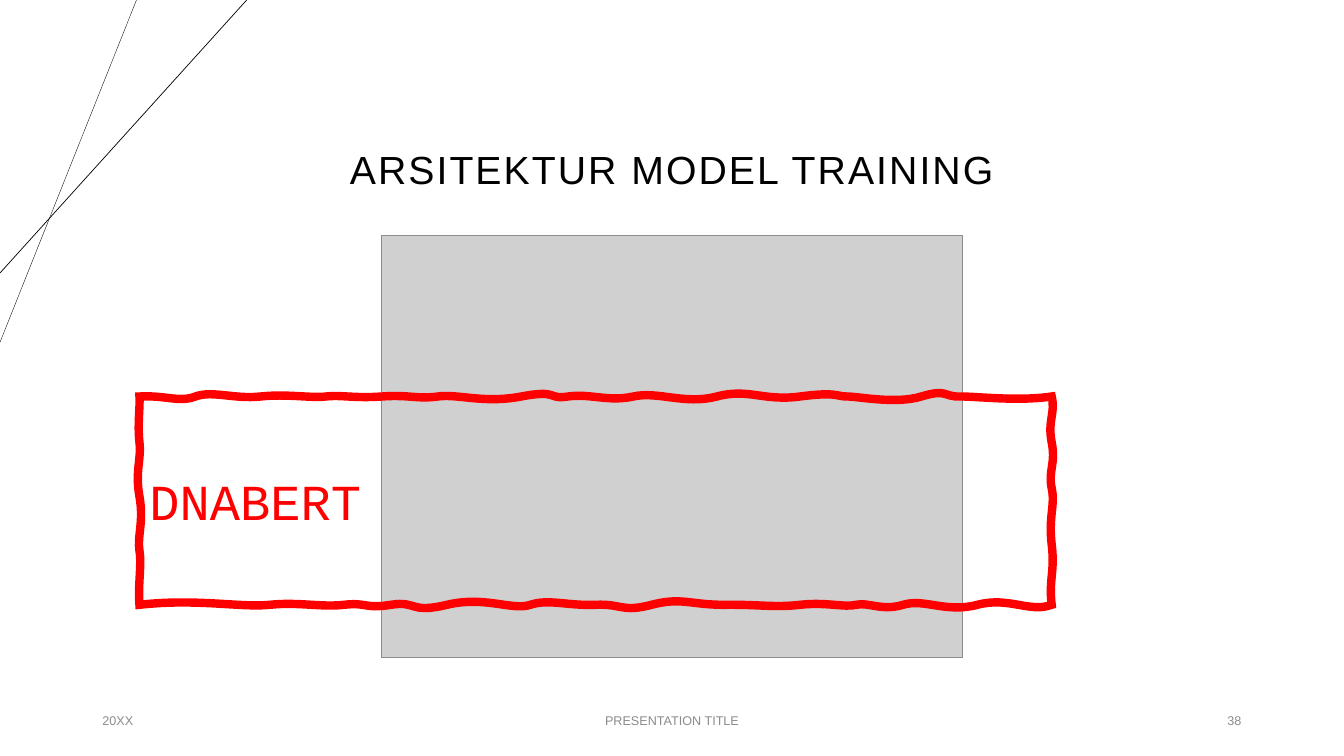
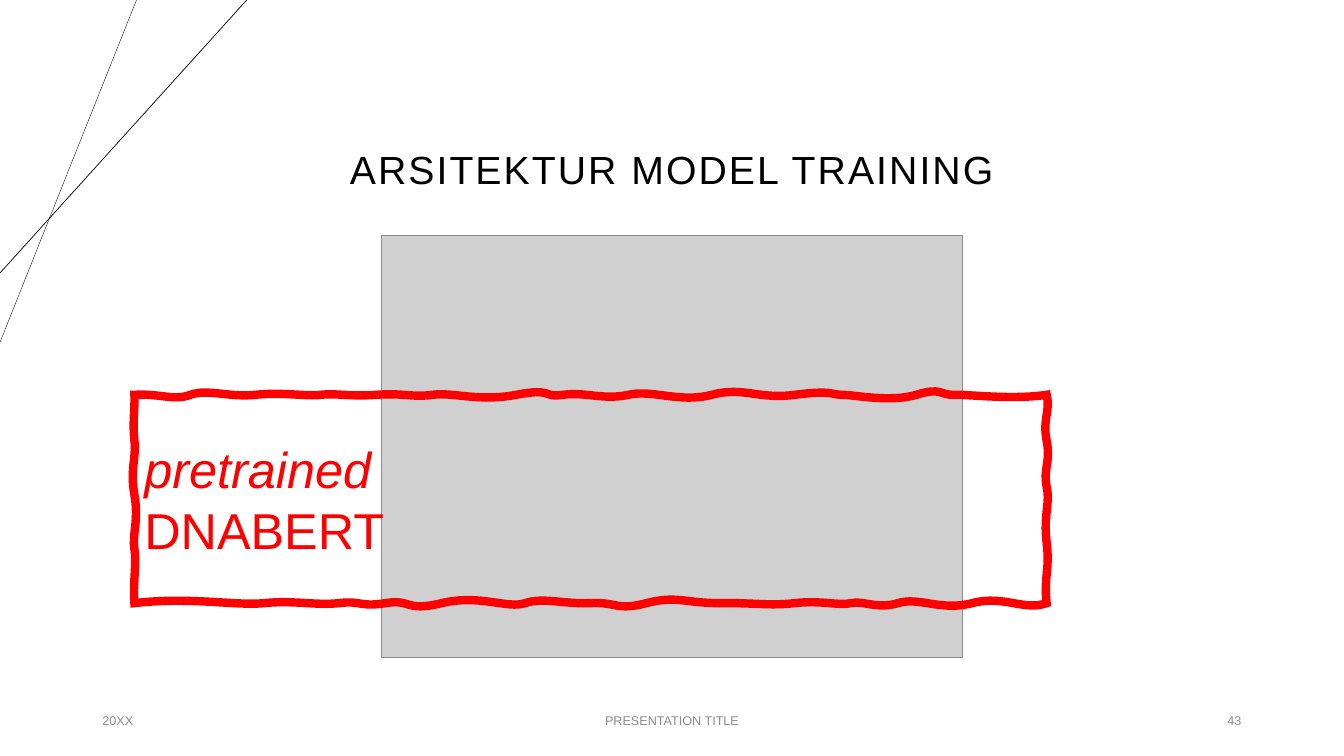
Before and after one commit to anwari32/IF5099-Metode-Penelitian, a slide deck: slide 43 of proposals/v2/Penerapan Multitask Learning dan BERT untuk Prediksi Splice.pptx (slide 38 before the commit). Drawn at 1344x756 pixels with LibreOffice and Linux fonts; fonts in the diff are those of the drawing; grey boxes stand for pictures. Boxes give left, top, right and bottom in pixels: in the first picture for what was removed or moved away, otherwise in the second. Text is boxed around its words. In the diff, an @@ line names an element or a change of style, - is before the commit and + after.

```diff
--- a/proposals/v2/Penerapan Multitask Learning dan BERT untuk Prediksi Splice.pptx
+++ b/proposals/v2/Penerapan Multitask Learning dan BERT untuk Prediksi Splice.pptx
@@ freeform shape "pretrained DNABERT": place and size @@
-freeform shape "pretrained DNABERT" at bbox=[139, 396, 1052, 605]
+freeform shape "pretrained DNABERT" at bbox=[134, 395, 1047, 604]
@@ text in freeform shape at bbox=[144, 451, 384, 559]: text changed; font Courier New to Arial; italic on @@
-DNABERT
+pretrained
+DNABERT
@@ page number at bbox=[1227, 716, 1241, 725]: text changed @@
-38
+43
```
Also in this commit, not shown: 6 other slides changed, 8 slides added, 1 other file.
